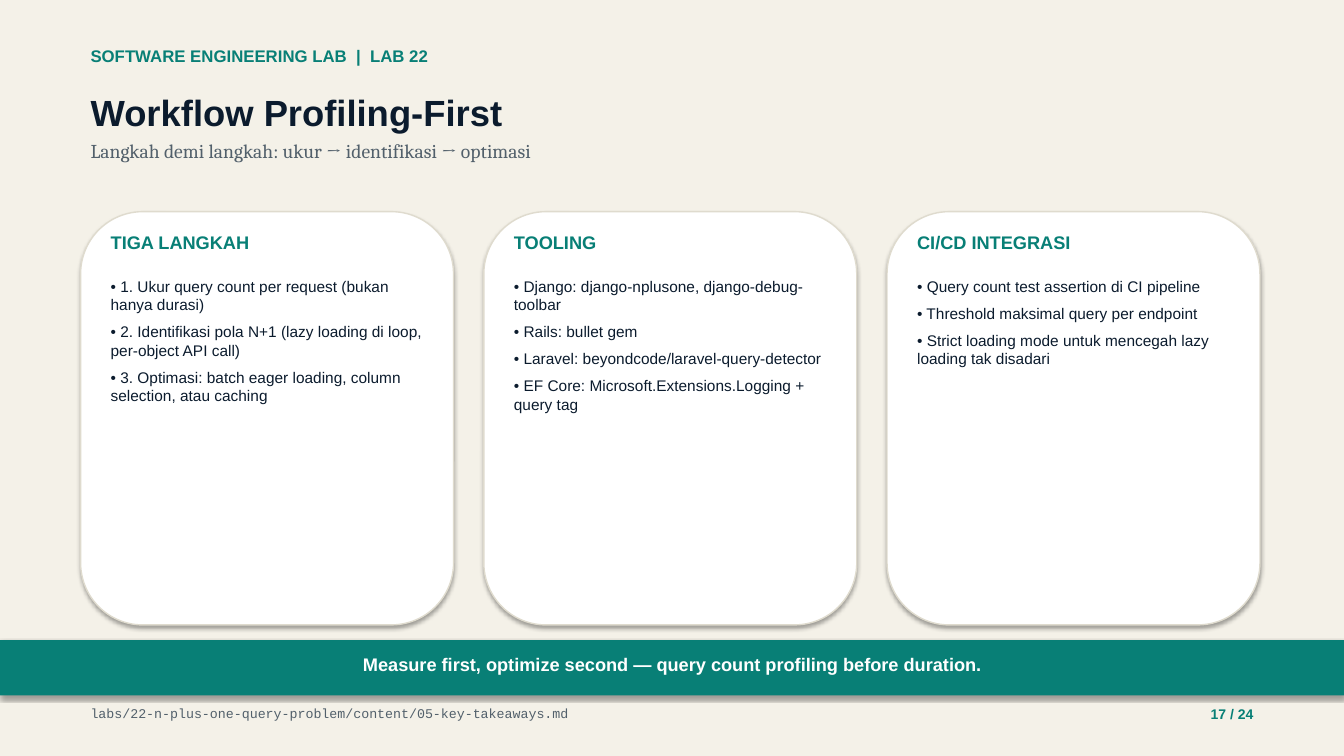
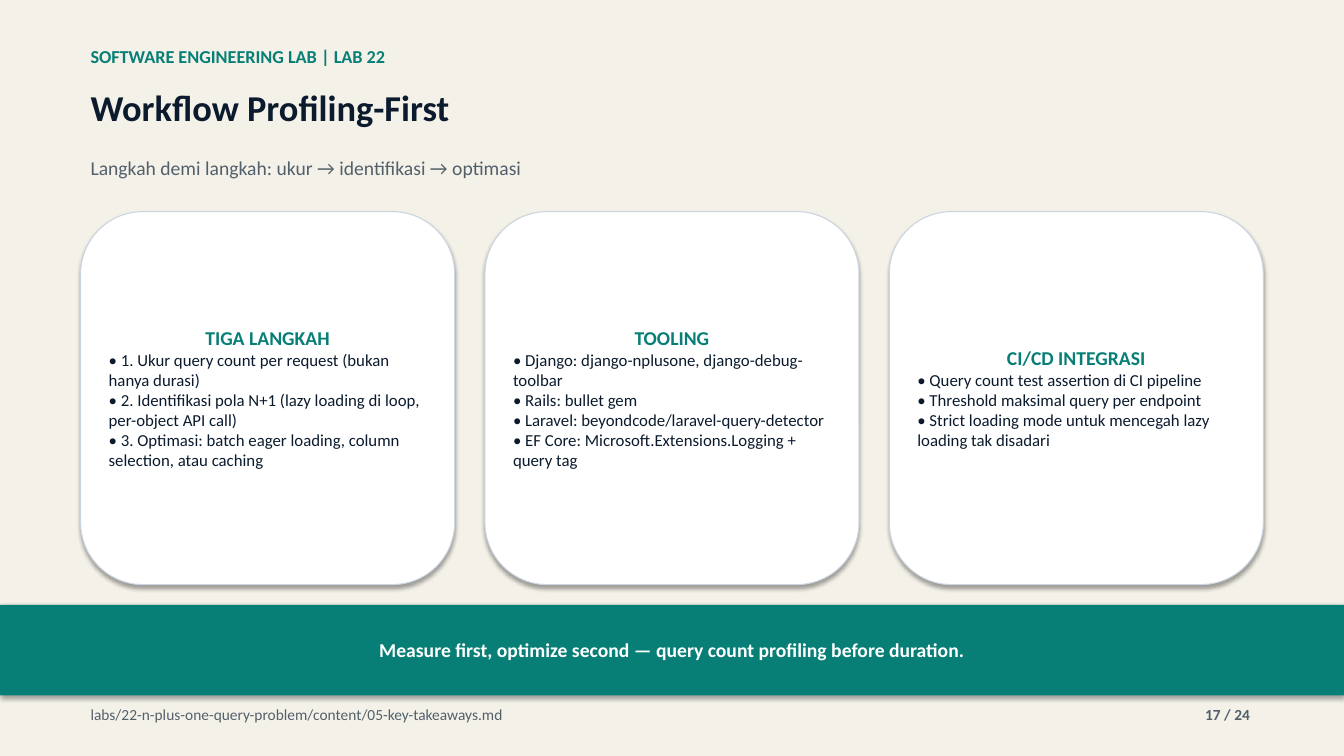
Before and after one commit to lukman-ss/software-engineering-lab, a slide deck: slide 17 of labs/22-n-plus-one-query-problem/result/linkedin/lab-22-n-plus-one-query-problem-carousel.pptx. Drawn at 1344x756 pixels with LibreOffice and Linux fonts; fonts in the diff are those of the drawing. Boxes give left, top, right and bottom in pixels: in the first picture for what was removed or moved away, otherwise in the second. Text is boxed around its words. In the diff, an @@ line names an element or a change of style, - is before the commit and + after.

Commit message:
feat(22-n-plus-one-query-problem): save and integrate content_def.py publication builder

```diff
--- a/labs/22-n-plus-one-query-problem/result/linkedin/lab-22-n-plus-one-query-problem-carousel.pptx
+++ b/labs/22-n-plus-one-query-problem/result/linkedin/lab-22-n-plus-one-query-problem-carousel.pptx
@@ text "SOFTWARE ENGINEERING LAB | LAB ..." at bbox=[91, 51, 385, 63]: size 12 to 13 pt, font Arial to Calibri @@
@@ text "Workflow Profiling-First" at bbox=[91, 95, 449, 127]: font Arial to Calibri @@
@@ text at bbox=[91, 144, 531, 162]: paragraph removed @@
-Langkah demi langkah: ukur → identifikasi → optimasi
@@ text added at bbox=[91, 161, 521, 179], 14 pt, text #52606B @@
+Langkah demi langkah: ukur → identifikasi → optimasi
@@ rounded rectangle "TIGA LANGKAH": place and size @@
-rounded rectangle "TIGA LANGKAH" at bbox=[111, 281, 421, 404]
+rounded rectangle "TIGA LANGKAH" at bbox=[81, 212, 455, 585]
@@ rounded rectangle removed at bbox=[81, 212, 454, 625] @@
@@ text removed at bbox=[111, 236, 249, 249] @@
-TIGA LANGKAH
@@ rounded rectangle removed at bbox=[484, 212, 857, 625] @@
@@ rounded rectangle "TOOLING": place and size @@
-rounded rectangle "TOOLING" at bbox=[514, 281, 821, 413]
+rounded rectangle "TOOLING" at bbox=[485, 212, 859, 585]
@@ text removed at bbox=[514, 236, 596, 249] @@
-TOOLING
@@ rounded rectangle removed at bbox=[887, 212, 1260, 625] @@
@@ vertical alignment top to middle; fill none to #FFFFFF; outline none to #CBD5E1 0.75 pt; shadow on in 3 elements at bbox=[485, 212, 859, 585], bbox=[81, 212, 455, 585], bbox=[889, 212, 1263, 585] @@
@@ rounded rectangle "CI/CD INTEGRASI": place and size @@
-rounded rectangle "CI/CD INTEGRASI" at bbox=[917, 281, 1208, 367]
+rounded rectangle "CI/CD INTEGRASI" at bbox=[889, 212, 1263, 585]
@@ text removed at bbox=[917, 235, 1071, 250] @@
-CI/CD INTEGRASI
@@ text in rounded rectangle at bbox=[109, 354, 420, 469]: size 11 to 12 pt, font Arial to Calibri; less space between paragraphs @@
@@ text in rounded rectangle at bbox=[205, 332, 330, 345]: paragraph added @@
+TIGA LANGKAH
@@ text in rounded rectangle at bbox=[513, 354, 824, 469]: size 11 to 12 pt, font Arial to Calibri; less space between paragraphs @@
@@ text in rounded rectangle at bbox=[635, 332, 710, 345]: paragraph added @@
+TOOLING
@@ text in rounded rectangle at bbox=[1007, 351, 1145, 366]: paragraph added @@
+CI/CD INTEGRASI
@@ text in rounded rectangle at bbox=[917, 374, 1210, 449]: size 11 to 12 pt, font Arial to Calibri in "• Query count test assertion di CI ...", "• Threshold maksimal query per endpoint", "• Strict loading mode untuk mencegah lazy ..."; less space between paragraphs @@
@@ rectangle "Measure first, optimize second — ...": place and size @@
-rectangle "Measure first, optimize second — ..." at bbox=[363, 657, 982, 675]
+rectangle "Measure first, optimize second — ..." at bbox=[0, 605, 1344, 696]
@@ rectangle "Measure first, optimize second — ..." at bbox=[0, 605, 1344, 696]: size 13 to 14 pt, font Arial to Calibri; vertical alignment top to middle; fill none to #087F76; shadow on @@
@@ rectangle removed at bbox=[0, 640, 1344, 696] @@
@@ text "labs/22-n-plus-one-query-problem/content/05-key-takeaways.md" at bbox=[91, 709, 503, 723]: size 9.5 to 11 pt, font Courier New to Calibri @@
@@ text "17 / 24" at bbox=[1205, 710, 1250, 720]: size 10 to 11 pt, font Arial to Calibri, text colour #087F76 to #52606B @@
```
Also in this commit, not shown: 23 other slides changed, 4 other files.
